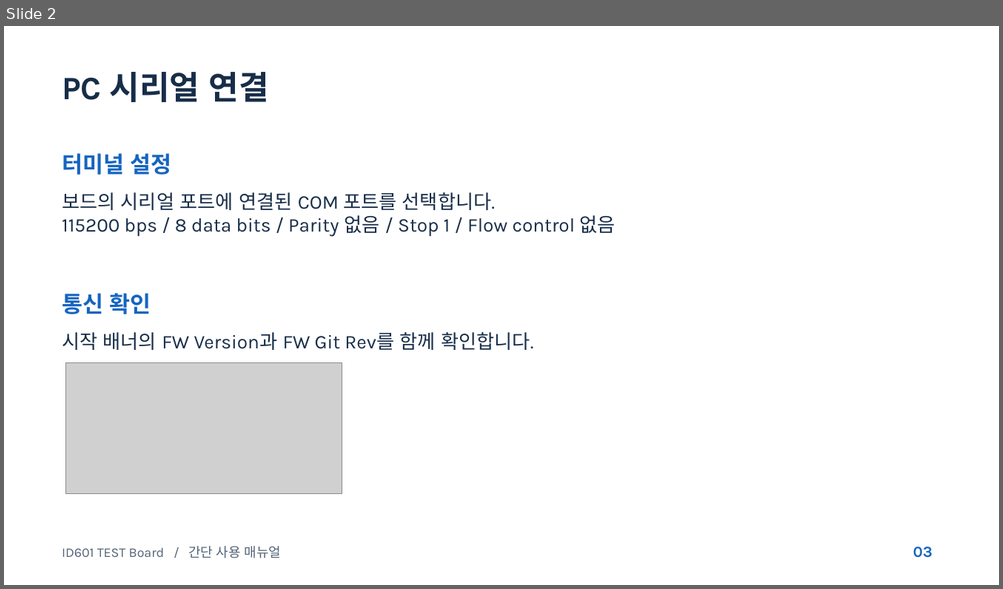
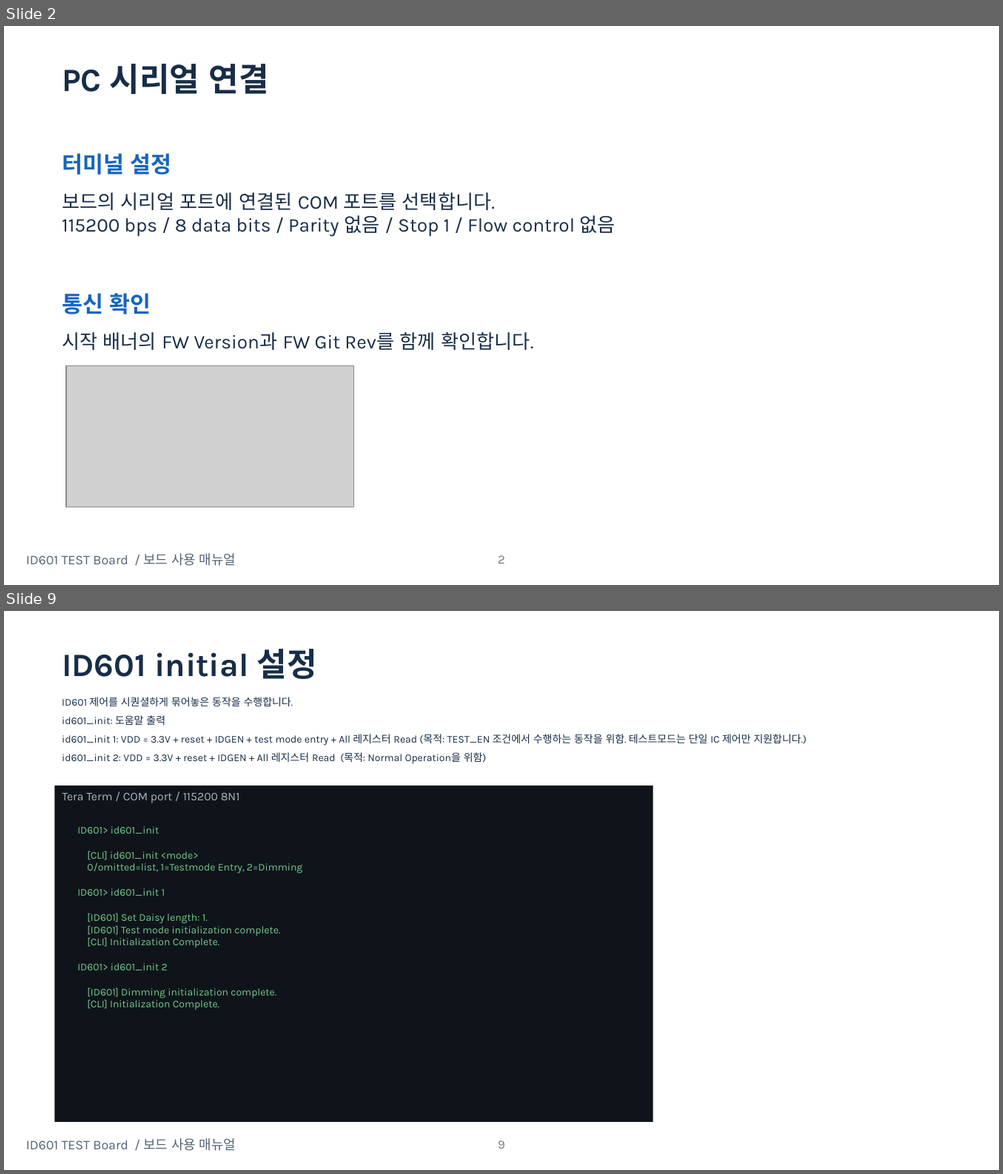
Before and after one commit to oio9595/Global_Technologies_FW, a slide deck: ID601/Jig/ID601_ES/Docs/Deliverables/Manual/ID601_MOBIS_CLI_Manual_20261029_v2.pptx. Shown one above the other, each under a label of ours: slide 2 before the commit, slides 2 and 9 after it; the slides between them are not shown. The pictures are 1003x589 and 1003x1174 pixels, drawn with LibreOffice and Linux fonts; fonts in the diff are those of the drawing; grey boxes stand for pictures. Boxes give left, top, right and bottom in pixels: in the first picture for what was removed or moved away, otherwise in the second. Text is boxed around its words. In the diff, an @@ line names an element or a change of style, - is before the commit and + after.

```diff
--- a/ID601/Jig/ID601_ES/Docs/Deliverables/Manual/ID601_MOBIS_CLI_Manual_20261029_v2.pptx
+++ b/ID601/Jig/ID601_ES/Docs/Deliverables/Manual/ID601_MOBIS_CLI_Manual_20261029_v2.pptx
@@ slide 9 added at box(4, 611, 999, 1170), background #FFFFFF @@
@@ text added at box(62, 649, 317, 679), 31.5 pt, text #172D48, bold @@
+ID601 initial 설정
@@ text added at box(62, 697, 807, 764), 10 pt, text #172D48 @@
+ID601 제어를 시퀀셜하게 묶어놓은 동작을 수행합니다.
+id601_init: 도움말 출력
+id601_init 1: VDD = 3.3V + reset + IDGEN + test mode entry + All 레지스터 Read (목적: TEST_EN 조건에서 수행하는 동작을 위함. 테스트모드는 단일 IC 제어만 지원합니다.)
+id601_init 2: VDD = 3.3V + reset + IDGEN + All 레지스터 Read (목적: Normal Operation을 위함)
@@ rectangle added at box(55, 786, 653, 1122), fill #0F141A, 11.2 pt, text #AAB4BF @@
+Tera Term / COM port / 115200 8N1
@@ text added at box(77, 826, 302, 1010), 10 pt, text #73C98C @@
+ID601> id601_init
+[CLI] id601_init <mode>
+0/omitted=list, 1=Testmode Entry, 2=Dimming
+ID601> id601_init 1
+[ID601] Set Daisy length: 1.
+[ID601] Test mode initialization complete.
+[CLI] Initialization Complete.
+ID601> id601_init 2
+[ID601] Dimming initialization complete.
+[CLI] Initialization Complete.
@@ text added at box(26, 1139, 236, 1151), 12.8 pt, text #526376 @@
+ID601 TEST Board / 보드 사용 매뉴얼
@@ page number added at box(498, 1141, 505, 1149), 12 pt, text #797979 @@
+9
@@ slide 2 changed as well @@
@@ text "PC 시리얼 연결": place and size @@
-text "PC 시리얼 연결" at box(62, 72, 269, 102)
+text "PC 시리얼 연결" at box(62, 64, 269, 94)
@@ picture: place and size @@
-picture at box(66, 363, 341, 494)
+picture at box(66, 366, 353, 508)
@@ text at box(26, 554, 236, 566): text changed @@
-ID601 TEST Board / 간단 사용 매뉴얼
+ID601 TEST Board / 보드 사용 매뉴얼
@@ page number added at box(498, 556, 505, 564), 12 pt, text #797979 @@
+2
@@ text removed at box(913, 547, 932, 558) @@
-03
```
Also in this commit, not shown: 7 other slides changed, 9 other slides added, 1 slide removed, 10 other files.
